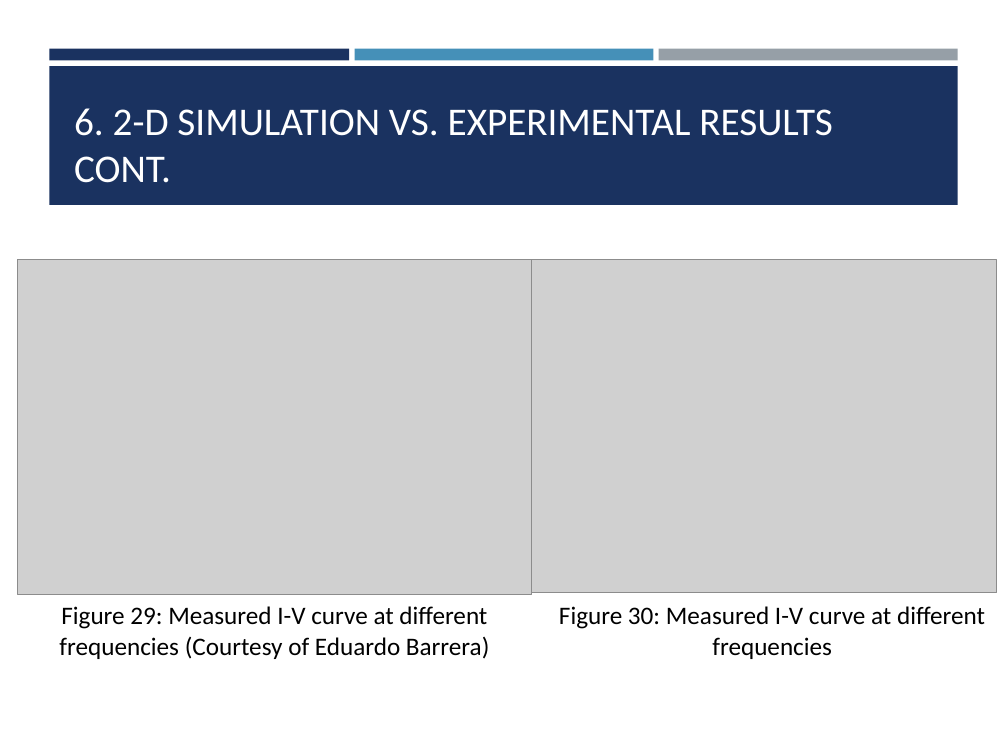
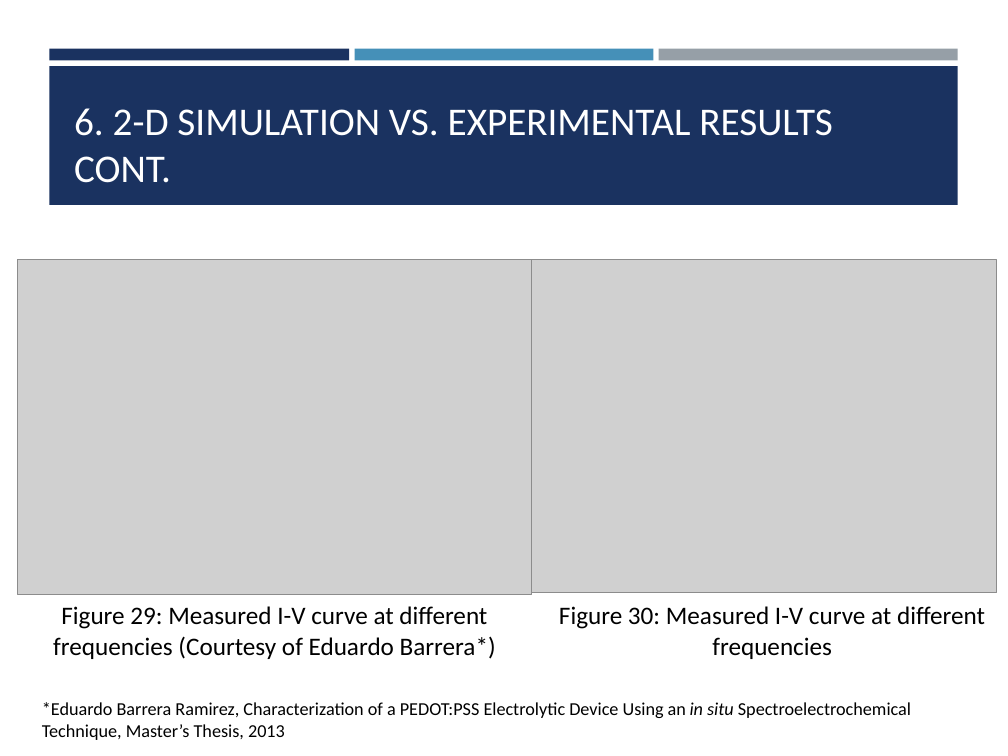
Before and after one commit to cbonfil/ThesisReport, a slide deck: slide 20 of Memristor Thesis/Memristor Presentation.pptx (slide 21 before the commit). Drawn at 1008x756 pixels with LibreOffice and Linux fonts; fonts in the diff are those of the drawing; grey boxes stand for pictures. Boxes give left, top, right and bottom in pixels: in the first picture for what was removed or moved away, otherwise in the second. Text is boxed around its words. In the diff, an @@ line names an element or a change of style, - is before the commit and + after.

```diff
--- a/Memristor Thesis/Memristor Presentation.pptx
+++ b/Memristor Thesis/Memristor Presentation.pptx
@@ text at (x1=53, y1=606, x2=496, y2=659): text changed @@
-Figure 29: Measured I-V curve at different frequencies (Courtesy of Eduardo Barrera)
+Figure 29: Measured I-V curve at different frequencies (Courtesy of Eduardo Barrera*)
@@ text added at (x1=42, y1=702, x2=911, y2=740), 13 pt, text #000000 @@
+*Eduardo Barrera Ramirez, Characterization of a PEDOT:PSS Electrolytic Device Using an in situ Spectroelectrochemical Technique, Master’s Thesis, 2013
```
Also in this commit, not shown: 6 other slides changed, 1 slide added, 25 other files.
